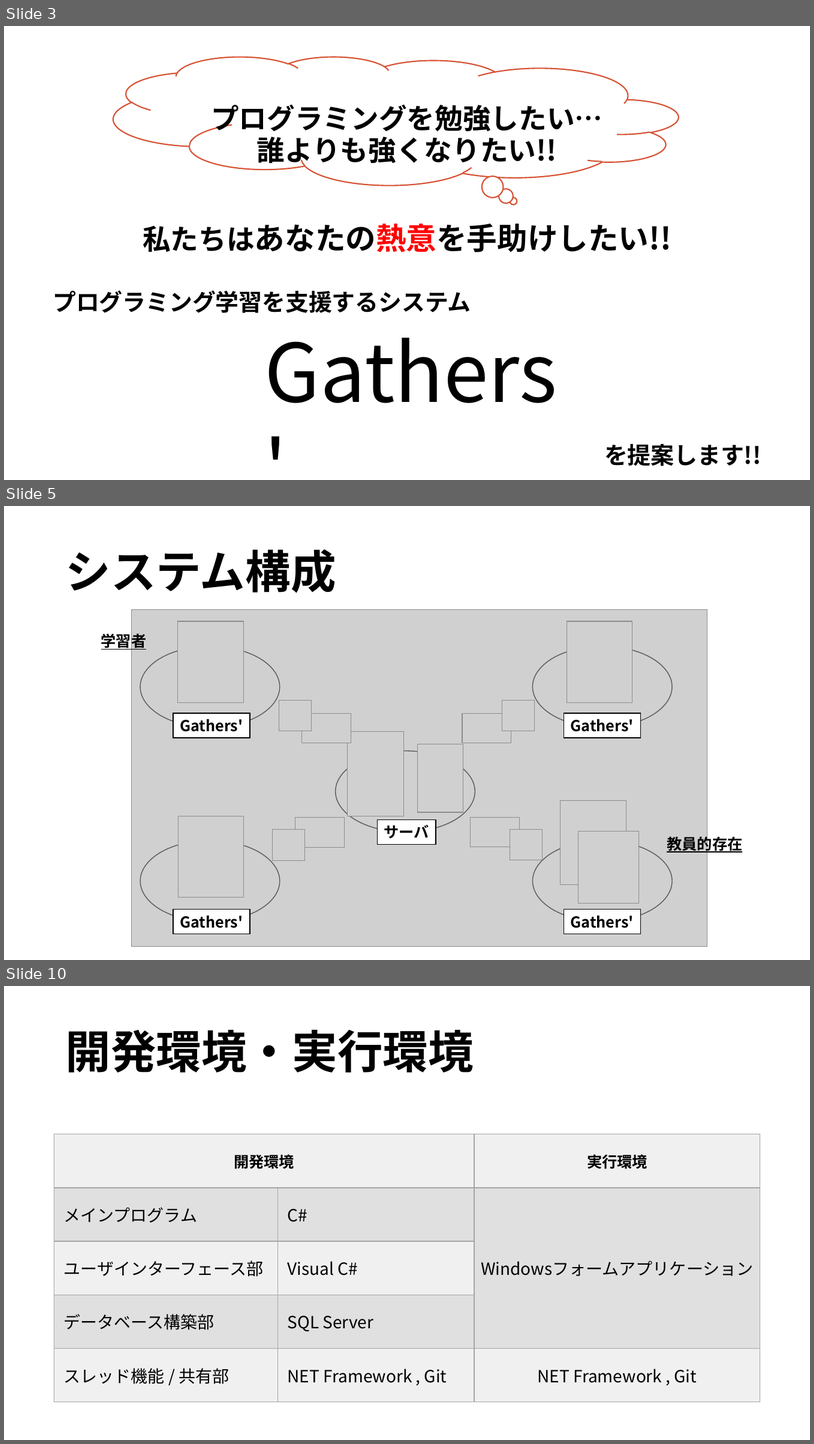
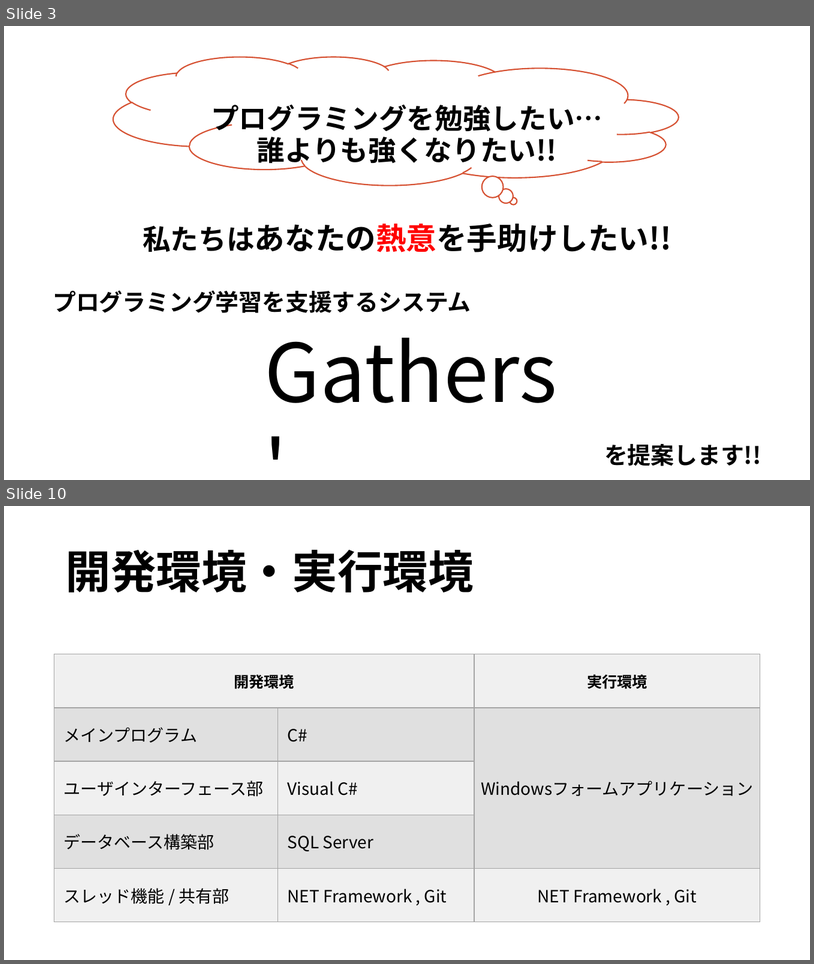
Before and after one commit to Silvestris00/SystemDesign2, a slide deck: Documents/05_PresenYoshidaLAB.pptx. Shown one above the other, each under a label of ours: slides 3, 5 and 10 before the commit, slides 3 and 10 after it; the slides between them are not shown. The pictures are 814x1444 and 814x964 pixels, drawn with LibreOffice and Linux fonts; fonts in the diff are those of the drawing; grey boxes stand for pictures. Boxes give left, top, right and bottom in pixels: in the first picture for what was removed or moved away, otherwise in the second. Text is boxed around its words. In the diff, an @@ line names an element or a change of style, - is before the commit and + after.

```diff
--- a/Documents/05_PresenYoshidaLAB.pptx
+++ b/Documents/05_PresenYoshidaLAB.pptx
@@ slide 5 removed at (4, 506, 810, 960), background #FFFFFF @@
@@ title removed at (65, 549, 336, 593) @@
-システム構成
@@ picture removed at (132, 609, 708, 946) @@
@@ text removed at (101, 631, 147, 650) @@
-学習者
@@ picture removed at (178, 622, 243, 703) @@
@@ picture removed at (567, 622, 633, 703) @@
@@ ellipse removed at (140, 646, 280, 727) @@
@@ ellipse removed at (533, 646, 672, 727) @@
@@ picture removed at (279, 700, 311, 731) @@
@@ picture removed at (503, 700, 534, 731) @@
@@ rectangle removed at (173, 713, 250, 738) @@
-Gathers'
@@ picture removed at (302, 713, 351, 742) @@
@@ picture removed at (462, 713, 512, 742) @@
@@ rectangle removed at (564, 713, 641, 738) @@
-Gathers'
@@ picture removed at (348, 731, 404, 816) @@
@@ ellipse removed at (336, 751, 475, 832) @@
@@ picture removed at (418, 744, 463, 812) @@
@@ picture removed at (561, 800, 626, 884) @@
@@ picture removed at (178, 816, 243, 897) @@
@@ picture removed at (273, 829, 305, 860) @@
@@ picture removed at (296, 817, 345, 847) @@
@@ rectangle removed at (378, 819, 437, 844) @@
-サーバ
@@ picture removed at (471, 817, 520, 847) @@
@@ picture removed at (510, 829, 542, 860) @@
@@ ellipse removed at (140, 841, 280, 922) @@
@@ ellipse removed at (533, 840, 672, 921) @@
@@ picture removed at (579, 831, 640, 903) @@
@@ text removed at (667, 834, 743, 853) @@
-教員的存在
@@ rectangle removed at (173, 909, 250, 934) @@
-Gathers'
@@ rectangle removed at (564, 909, 641, 934) @@
-Gathers'
```
Also in this commit, not shown: 6 slides changed, 1 slide added, 1 other file.
